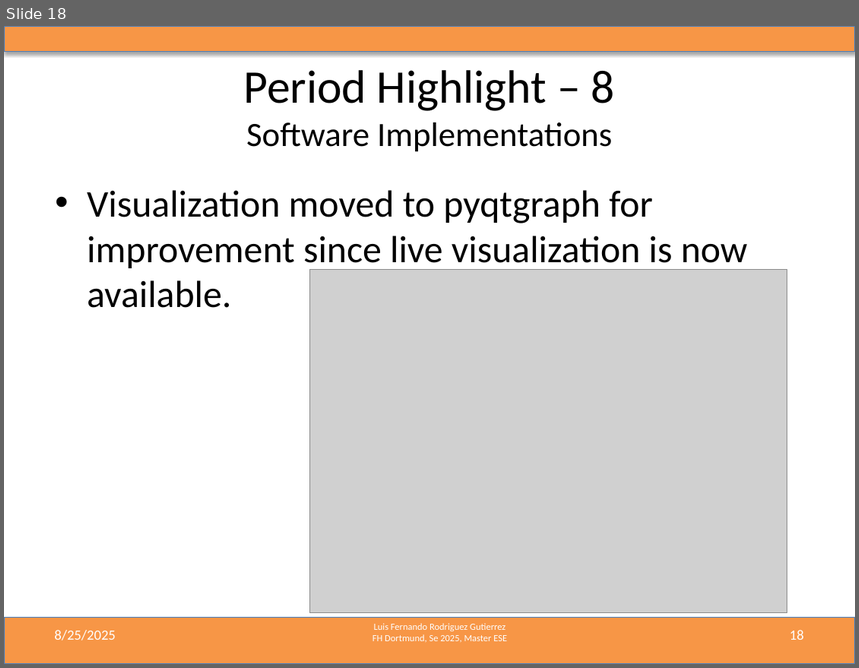
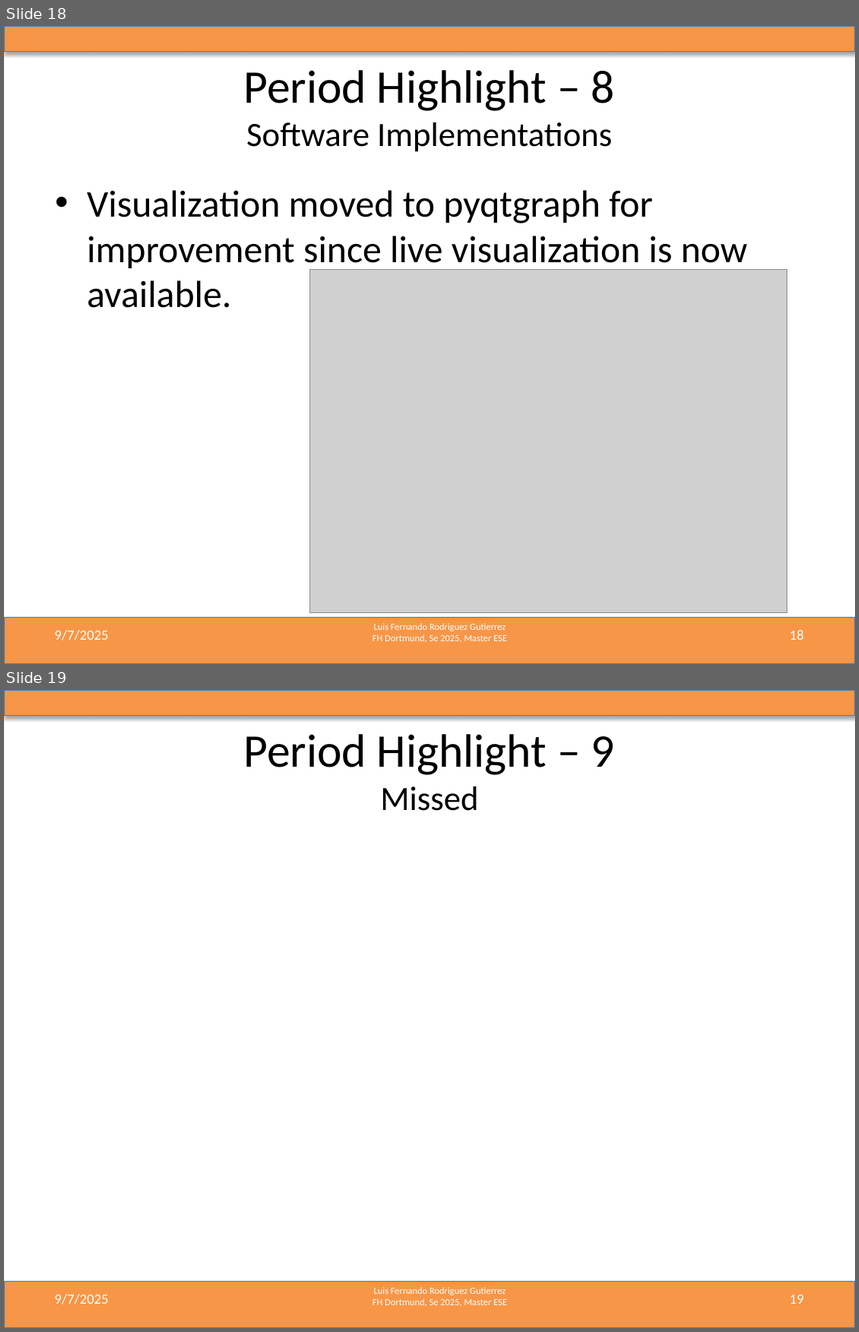
Before and after one commit to LF-RoGu/ResearchProject, a slide deck: 06_PresentationUpdates/Radar_ResearchProject.pptx. Shown one above the other, each under a label of ours: slide 18 before the commit, slides 18 and 19 after it. The pictures are 859x668 and 859x1332 pixels, drawn with LibreOffice and Linux fonts; fonts in the diff are those of the drawing; grey boxes stand for pictures. Boxes give left, top, right and bottom in pixels: in the first picture for what was removed or moved away, otherwise in the second. Text is boxed around its words. In the diff, an @@ line names an element or a change of style, - is before the commit and + after.

Commit message:
Latest update and fix for code. pptx done for presentation

```diff
--- a/06_PresentationUpdates/Radar_ResearchProject.pptx
+++ b/06_PresentationUpdates/Radar_ResearchProject.pptx
@@ slide 19 added at box(4, 690, 855, 1328), background #FFFFFF; not listed: 3 template elements that a slide beside it also shows @@
@@ title added at box(243, 734, 615, 811), 39.6 pt, text #000000 @@
+Period Highlight – 9
+Missed
@@ text added at box(54, 1294, 108, 1305), 12 pt, text #FFFFFF @@
+9/7/2025
@@ page number added at box(790, 1295, 804, 1304), 12 pt, text #FFFFFF @@
+19
@@ slide 18 changed as well @@
@@ text at box(54, 630, 108, 641): text changed @@
-8/25/2025
+9/7/2025
```
Also in this commit, not shown: 29 other slides changed, 8 other slides added, 2 slides removed, 4 other files.
